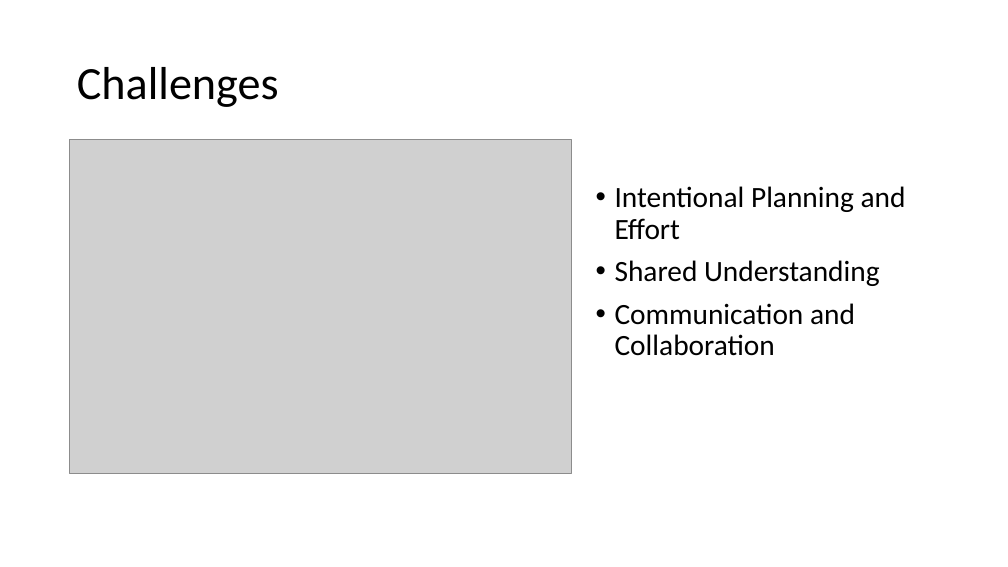
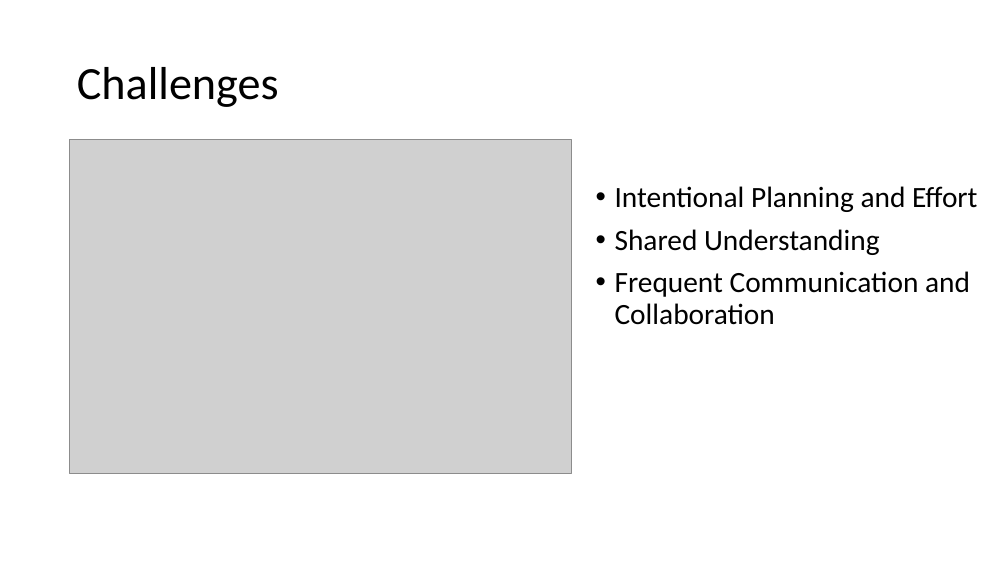
Before and after one commit to weaverj/testpyramidexample, a slide deck: slide 4 of Test Pyramid Presentation.pptx. Drawn at 1008x567 pixels with LibreOffice and Linux fonts; fonts in the diff are those of the drawing; grey boxes stand for pictures; background and template pictures are left out. Boxes give left, top, right and bottom in pixels: in the first picture for what was removed or moved away, otherwise in the second. Text is boxed around its words. In the diff, an @@ line names an element or a change of style, - is before the commit and + after.

```diff
--- a/Test Pyramid Presentation.pptx
+++ b/Test Pyramid Presentation.pptx
@@ text at box(615, 271, 970, 325): text changed @@
-• Communication and Collaboration
+• Frequent Communication and Collaboration
```
Also in this commit, not shown: 2 other slides changed, 6 other files.
